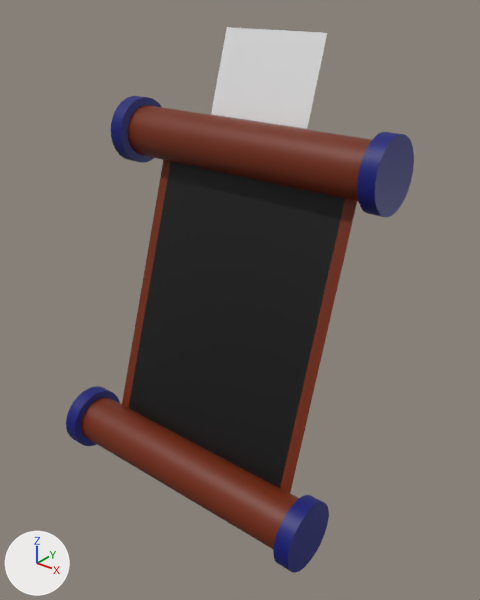
An edit to the Blender file technical_task_scroll/blender/scroll.blend, drawn before and after from the same camera.
Before and after are seen from a camera (50 mm lens) standing at (37.4, -45.4, 30.0) and looking at (2.1, -1.3, 2.6). The lights are fixed; the arrows at lower left show +X, +Y and +Z.

Before the edit, the objects in view are built like this:
```python
ob_border = bpy.data.objects.new('Border', me_cube_002)
ob_border.location = (0.3, -1.5, 0.4)
ob_border.rotation_euler = (-0.314, 0.0, 0.0)  # degrees (-18, 0, 0)
ob_border.scale = (11.2, 0.05, 13.6)
ob_dragon = bpy.data.objects.new('Dragon', me_plane_001)
ob_dragon.location = (0.0, 5.1, 21.9)
ob_dragon.rotation_euler = (0.0, -1.257, 1.571)  # degrees (0, -72, 90)
ob_dragon.scale = (0.04, 0.055, 1.0)
ob_dragon_tips = bpy.data.objects.new('Dragon_tips', me_cylinder_001)
ob_dragon_tips.location = (14.1, 2.3, 15.9)
ob_dragon_tips.rotation_euler = (1.571, 0.314, 1.571)  # degrees (90, 18, 90)
ob_dragon_tips.scale = (3.25, 3.25, 0.75)
ob_dragon_tips_001 = bpy.data.objects.new('Dragon_tips.001', me_cylinder_013)
ob_dragon_tips_001.location = (-13.9, 2.3, 15.9)
ob_dragon_tips_001.rotation_euler = (1.571, 0.314, 1.571)  # degrees (90, 18, 90)
ob_dragon_tips_001.scale = (3.25, 3.25, 0.75)
ob_dragon_tips_002 = bpy.data.objects.new('Dragon_tips.002', me_cylinder_016)
ob_dragon_tips_002.location = (-13.8, -7.5, -14.3)
ob_dragon_tips_002.rotation_euler = (1.571, 0.314, 1.571)  # degrees (90, 18, 90)
ob_dragon_tips_002.scale = (3.25, 3.25, 0.75)
ob_dragon_tips_003 = bpy.data.objects.new('Dragon_tips.003', me_cylinder_017)
ob_dragon_tips_003.location = (14.2, -7.5, -14.3)
ob_dragon_tips_003.rotation_euler = (1.571, 0.314, 1.571)  # degrees (90, 18, 90)
ob_dragon_tips_003.scale = (3.25, 3.25, 0.75)
ob_plank_1 = bpy.data.objects.new('Plank_1', me_cylinder_004)
ob_plank_1.location = (0.1, 2.4, 15.8)
ob_plank_1.rotation_euler = (1.571, 0.314, 1.571)  # degrees (90, 18, 90)
ob_plank_1.scale = (2.5, 2.5, 13.2)
ob_plank_2 = bpy.data.objects.new('Plank_2', me_cylinder_002)
ob_plank_2.location = (0.1, -7.4, -14.3)
ob_plank_2.rotation_euler = (1.571, 0.314, 1.571)  # degrees (90, 18, 90)
ob_plank_2.scale = (2.5, 2.5, 13.2)
ob_scroll_active_area = bpy.data.objects.new('Scroll_active_area', me_cube_005)
ob_scroll_active_area.location = (0.3, -1.6, 0.5)
ob_scroll_active_area.rotation_euler = (-0.314, 0.0, 0.0)  # degrees (-18, 0, 0)
ob_scroll_active_area.scale = (10.2, 0.0675, 13.6)
```
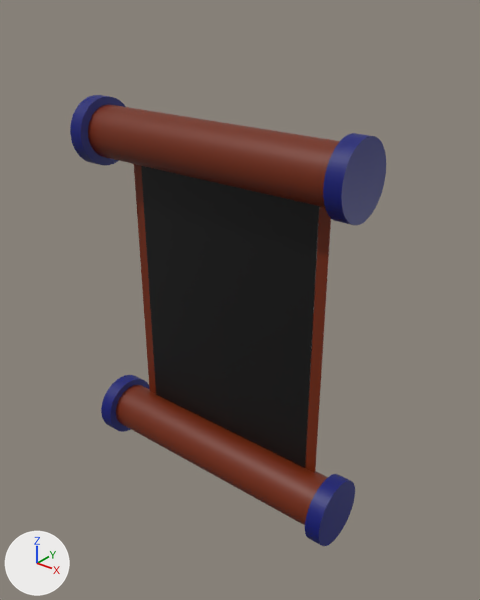
What changed in the scene script:
```text
Change ob_scroll_active_area:
    ob_scroll_active_area.rotation_euler: (-0.314, 0.0, 0.0) -> (0.0, 0.0, 0.0)  # degrees (-18, 0, 0) -> degrees (0, 0, 0)
    ob_scroll_active_area.location: (0.3, -1.6, 0.5) -> (0.3, -1.5, 0.7)
Change ob_plank_2:
    ob_plank_2.location: (0.1, -7.4, -14.3) -> (0.1, -2.5, -15.2)
    ob_plank_2.rotation_euler: (1.571, 0.314, 1.571) -> (1.571, 0.0, 1.571)  # degrees (90, 18, 90) -> degrees (90, 0, 90)
Change ob_border:
    ob_border.rotation_euler: (-0.314, 0.0, 0.0) -> (0.0, 0.0, 0.0)  # degrees (-18, 0, 0) -> degrees (0, 0, 0)
    ob_border.location: (0.3, -1.5, 0.4) -> (0.3, -1.5, 0.7)
Change ob_dragon_tips:
    ob_dragon_tips.location: (14.1, 2.3, 15.9) -> (14.1, -2.6, 16.6)
    ob_dragon_tips.rotation_euler: (1.571, 0.314, 1.571) -> (1.571, 0.0, 1.571)  # degrees (90, 18, 90) -> degrees (90, 0, 90)
Change ob_plank_1:
    ob_plank_1.location: (0.1, 2.4, 15.8) -> (0.1, -2.5, 16.6)
    ob_plank_1.rotation_euler: (1.571, 0.314, 1.571) -> (1.571, 0.0, 1.571)  # degrees (90, 18, 90) -> degrees (90, 0, 90)
Remove ob_dragon:
    ob_dragon = bpy.data.objects.new('Dragon', me_plane_001)
    ob_dragon.location = (0.0, 5.1, 21.9)
    ob_dragon.rotation_euler = (0.0, -1.257, 1.571)  # degrees (0, -72, 90)
    ob_dragon.scale = (0.04, 0.055, 1.0)
Change ob_dragon_tips_001:
    ob_dragon_tips_001.location: (-13.9, 2.3, 15.9) -> (-13.9, -2.6, 16.6)
    ob_dragon_tips_001.rotation_euler: (1.571, 0.314, 1.571) -> (1.571, 0.0, 1.571)  # degrees (90, 18, 90) -> degrees (90, 0, 90)
Change ob_dragon_tips_002:
    ob_dragon_tips_002.location: (-13.8, -7.5, -14.3) -> (-13.8, -2.6, -15.2)
    ob_dragon_tips_002.rotation_euler: (1.571, 0.314, 1.571) -> (1.571, 0.0, 1.571)  # degrees (90, 18, 90) -> degrees (90, 0, 90)
Change ob_dragon_tips_003:
    ob_dragon_tips_003.location: (14.2, -7.5, -14.3) -> (14.2, -2.6, -15.2)
    ob_dragon_tips_003.rotation_euler: (1.571, 0.314, 1.571) -> (1.571, 0.0, 1.571)  # degrees (90, 18, 90) -> degrees (90, 0, 90)
```

What differs and where, as boxes [x1, y1, x2, y2] in the pictures (480 x 600 px):
'Scroll_active_area', moved, turned
    before: [128, 161, 345, 488]
    after: [141, 166, 319, 468]
'Plank_2', moved, turned
    before: [81, 397, 299, 550]
    after: [116, 385, 328, 525]
'Plank_1', moved, turned
    before: [128, 105, 372, 202]
    after: [88, 104, 340, 207]
'Dragon', deleted
    before: [211, 27, 327, 129]
'Border', moved, turned
    before: [122, 160, 357, 493]
    after: [134, 164, 331, 473]
'Dragon_tips', moved, turned
    before: [357, 132, 414, 217]
    after: [323, 133, 386, 225]
'Dragon_tips.003', moved, turned
    before: [273, 495, 329, 573]
    after: [305, 474, 355, 546]
'Dragon_tips.001', moved, turned
    before: [111, 96, 161, 163]
    after: [70, 95, 126, 165]
'Dragon_tips.002', moved, turned
    before: [66, 386, 120, 446]
    after: [101, 375, 149, 432]
